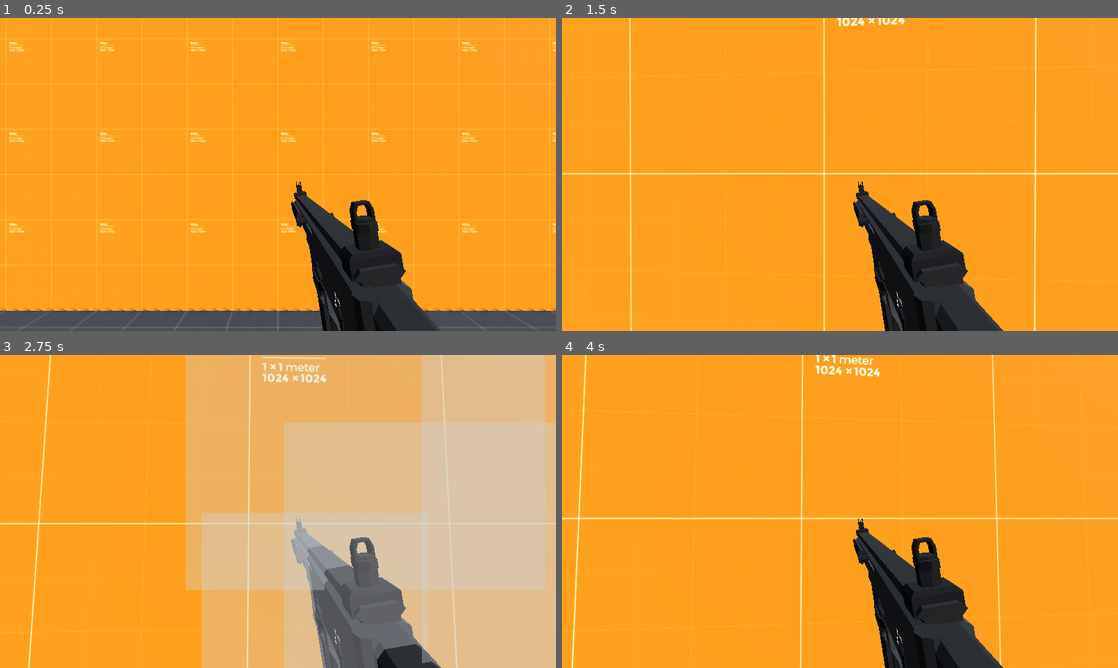
Above: before the commit, frames 1-4 (two rows, left to right).
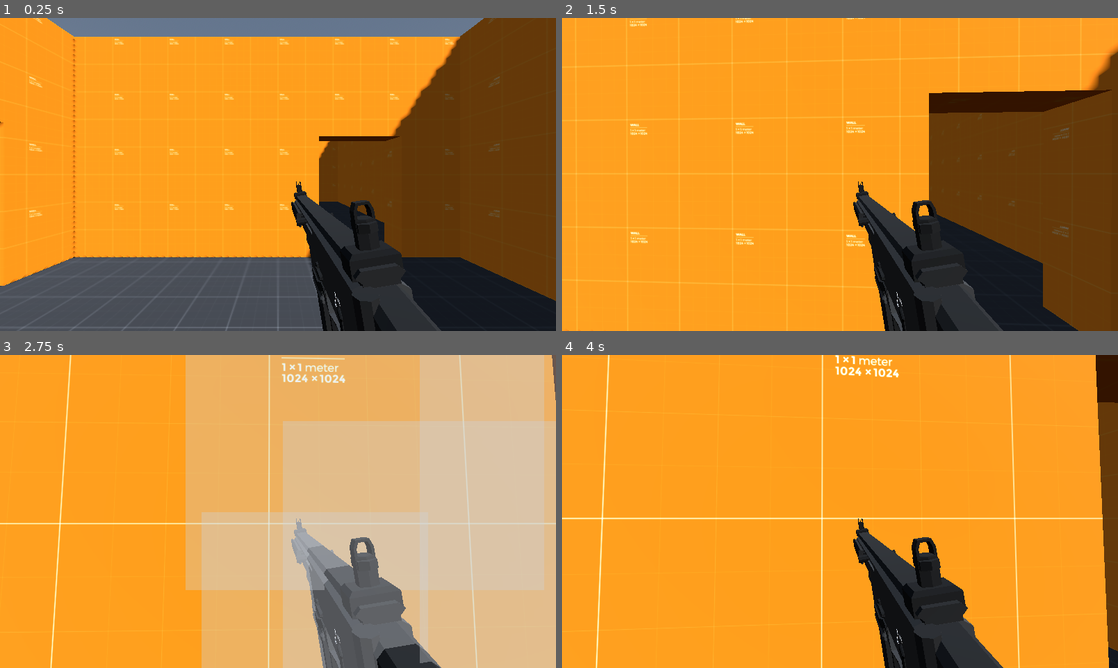
Above: after the commit, the same moments.

Repository: Ieida/Tactical-FPS-Godot
Game: Godot game, scene res://level_0/level_0.tscn
The game is run twice, just before and just after one commit, with the same random seed, the same clock (stepped at 60 frames per second) and the same inputs.
Inputs (mouse positions are in pixels of both pictures, inside the frame that each line leads up to):
- Up to frame 1 (0.25 s): no input
- Up to frame 2 (1.5 s): tap Enter at 0.5 s; move the mouse to (867, 174) at 0.52 s; hold W (move_forward) from 0.53 s (still down); right-click (867, 174) at 0.6 s; move the mouse to (812, 174) at 1.27 s; tap T (rack_slide) at 1.35 s
- Up to frame 3 (2.75 s): keep holding W (move_forward); move the mouse to (289, 505) at 2.02 s; click (289, 505) at 2.1 s
- Up to frame 4 (4 s): keep holding W (move_forward); move the mouse to (834, 517) at 2.77 s; right-click (834, 517) at 2.85 s; tap Space at 3.5 s; move the mouse to (878, 514) at 3.52 s; tap T (rack_slide) at 3.6 s

The runs differ from the first frame. In frame 1, 44% of the frame differs, in the area x 0-100%, y 0-100%; in frame 2, 26%; in frame 3, 3.0%; in frame 4, 5.2%.

Commit message:
Update level_0.tscn

Diff:
--- a/level_0/level_0.tscn
+++ b/level_0/level_0.tscn
@@ -51,7 +51,7 @@
 [node name="Buildings" type="Node" parent="."]
 
 [node name="GPUParticlesCollisionHeightField3D" type="GPUParticlesCollisionHeightField3D" parent="Buildings"]
-transform = Transform3D(1, 0, 0, 0, 1, 0, 0, 0, 1, 0, 2, -10)
+transform = Transform3D(1, 0, 0, 0, 1, 0, 0, 0, 1, 0, 2, 0)
 size = Vector3(20, 6, 20)
 
 [node name="Floor" type="MeshInstance3D" parent="Buildings"]
@@ -68,7 +68,7 @@
 [node name="House" type="Node3D" parent="Buildings"]
 
 [node name="CSGBox3D" type="CSGBox3D" parent="Buildings/House"]
-transform = Transform3D(1, 0, 0, 0, 1, 0, 0, 0, 1, 0, 2, -10)
+transform = Transform3D(1, 0, 0, 0, 1, 0, 0, 0, 1, 0, 2, 0)
 use_collision = true
 size = Vector3(15.5, 4, 15.5)
 material = SubResource("StandardMaterial3D_bfrjj")
@@ -99,12 +99,6 @@
 size = Vector3(7, 5, 7)
 material = SubResource("StandardMaterial3D_bfrjj")
 
-[node name="CSGBox3D3" type="CSGBox3D" parent="Buildings/House/CSGBox3D"]
-transform = Transform3D(1, 0, 0, 0, 1, 0, 0, 0, 1, 6, -0.8, 8)
-operation = 2
-size = Vector3(1.5, 2.5, 1.5)
-material = SubResource("StandardMaterial3D_bfrjj")
-
 [node name="CSGBox3D4" type="CSGBox3D" parent="Buildings/House/CSGBox3D"]
 transform = Transform3D(1, 0, 0, 0, 1, 0, 0, 0, 1, 0, -0.9, 2)
 operation = 2
@@ -129,11 +123,8 @@
 size = Vector3(1.5, 2.2, 1.5)
 material = SubResource("StandardMaterial3D_bfrjj")
 
-[node name="Target" parent="Buildings/House" instance=ExtResource("4_ea6rt")]
-transform = Transform3D(1, 0, 0, 0, 1, 0, 0, 0, 1, 6.01606, 0, -6.43548)
-
 [node name="Target2" parent="Buildings/House" instance=ExtResource("4_ea6rt")]
-transform = Transform3D(-0.707107, 0, 0.707107, 0, 1, 0, -0.707107, 0, -0.707107, -4.93568, -4.76837e-07, -5.27291)
+transform = Transform3D(-0.707107, 0, 0.707107, 0, 1, 0, -0.707107, 0, -0.707107, -4.93568, -4.76837e-07, 4.72709)
 
 [node name="Obstacle" type="CSGBox3D" parent="Buildings/House/Target2"]
 transform = Transform3D(-1, 0, 0, 0, 1, 0, 0, 0, -1, 0.00439739, 0.4, 0.553537)
@@ -144,10 +135,10 @@
 hit_particle_effects = ExtResource("3_0r2ke")
 
 [node name="Target3" parent="Buildings/House" instance=ExtResource("4_ea6rt")]
-transform = Transform3D(0.965926, 0, -0.258819, 0, 1, 0, 0.258819, 0, 0.965926, -1.85431, -2.38418e-07, -16.0158)
+transform = Transform3D(0.965926, 0, -0.258819, 0, 1, 0, 0.258819, 0, 0.965926, -1.85431, -2.38418e-07, -6.01583)
 
 [node name="Target4" parent="Buildings/House" instance=ExtResource("4_ea6rt")]
-transform = Transform3D(0.965926, 0, 0.258819, 0, 1, 0, -0.258819, 0, 0.965926, -5.4551, -4.76837e-07, -15.5754)
+transform = Transform3D(0.965926, 0, 0.258819, 0, 1, 0, -0.258819, 0, 0.965926, -5.4551, -4.76837e-07, -5.57538)
 
 [node name="Obstacle2" type="CSGBox3D" parent="Buildings/House/Target4"]
 transform = Transform3D(-1, 0, 2.98023e-08, 0, 1, 0, -2.98023e-08, 0, -1, -0.0154943, 0.4, 0.716928)
@@ -158,7 +149,7 @@
 hit_particle_effects = ExtResource("3_0r2ke")
 
 [node name="Target5" parent="Buildings/House" instance=ExtResource("4_ea6rt")]
-transform = Transform3D(1, 0, 0, 0, 1, 0, 0, 0, 1, 3.75479, -4.76837e-07, -16.24)
+transform = Transform3D(1, 0, 0, 0, 1, 0, 0, 0, 1, 3.75479, -4.76837e-07, -6.23999)
 
 [node name="Obstacle4" type="CSGBox3D" parent="Buildings/House/Target5"]
 transform = Transform3D(-1, 0, 0, 0, 1, 0, 0, 0, -1, 0.035059, 0.4, 0.728732)
@@ -169,4 +160,4 @@
 hit_particle_effects = ExtResource("3_0r2ke")
 
 [node name="Player" parent="." instance=ExtResource("1_spnw0")]
-transform = Transform3D(1, 0, 0, 0, 1, 0, 0, 0, 1, 0, 1, 0)
+transform = Transform3D(1, 0, 0, 0, 1, 0, 0, 0, 1, 4, 1, 4)
